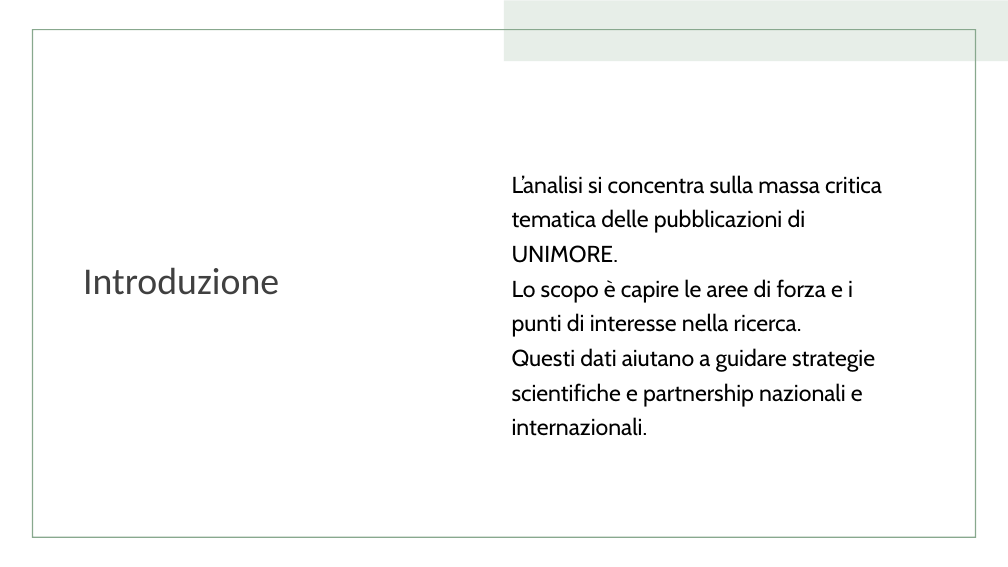
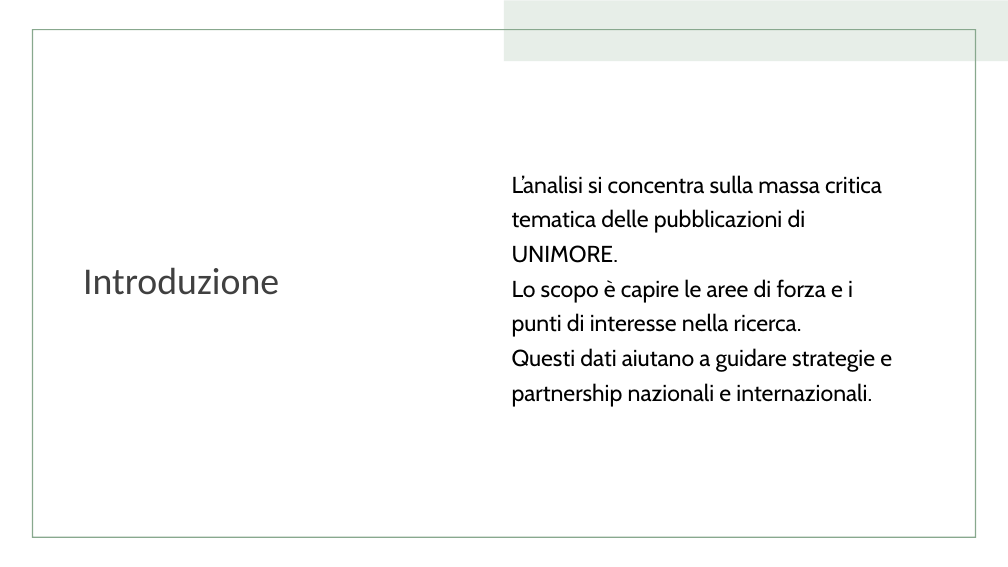
Before and after one commit to sofia-223/UnimoreKnowledgeGraph, a slide deck: slide 2 of Analysis of Thematica Crtitical Mass in the UNIMORE presentazione.pptx. Drawn at 1008x567 pixels with LibreOffice and Linux fonts; fonts in the diff are those of the drawing. Boxes give left, top, right and bottom in pixels: in the first picture for what was removed or moved away, otherwise in the second. Text is boxed around its words. In the diff, an @@ line names an element or a change of style, - is before the commit and + after.

```diff
--- a/Analysis of Thematica Crtitical Mass in the UNIMORE presentazione.pptx
+++ b/Analysis of Thematica Crtitical Mass in the UNIMORE presentazione.pptx
@@ text at <box>512,175,892,407</box>: text changed @@
-L’analisi si concentra sulla massa critica tematica delle pubblicazioni di UNIMORE.
-Lo scopo è capire le aree di forza e i punti di interesse nella ricerca.
-Questi dati aiutano a guidare strategie scientifiche e partnership nazionali e internazionali.
+L’analisi si concentra sulla massa critica tematica delle pubblicazioni di UNIMORE.
+Lo scopo è capire le aree di forza e i punti di interesse nella ricerca.
+Questi dati aiutano a guidare strategie e partnership nazionali e internazionali.
```
Also in this commit, not shown: 7 other slides changed, 1 slide added, 1 other file.
